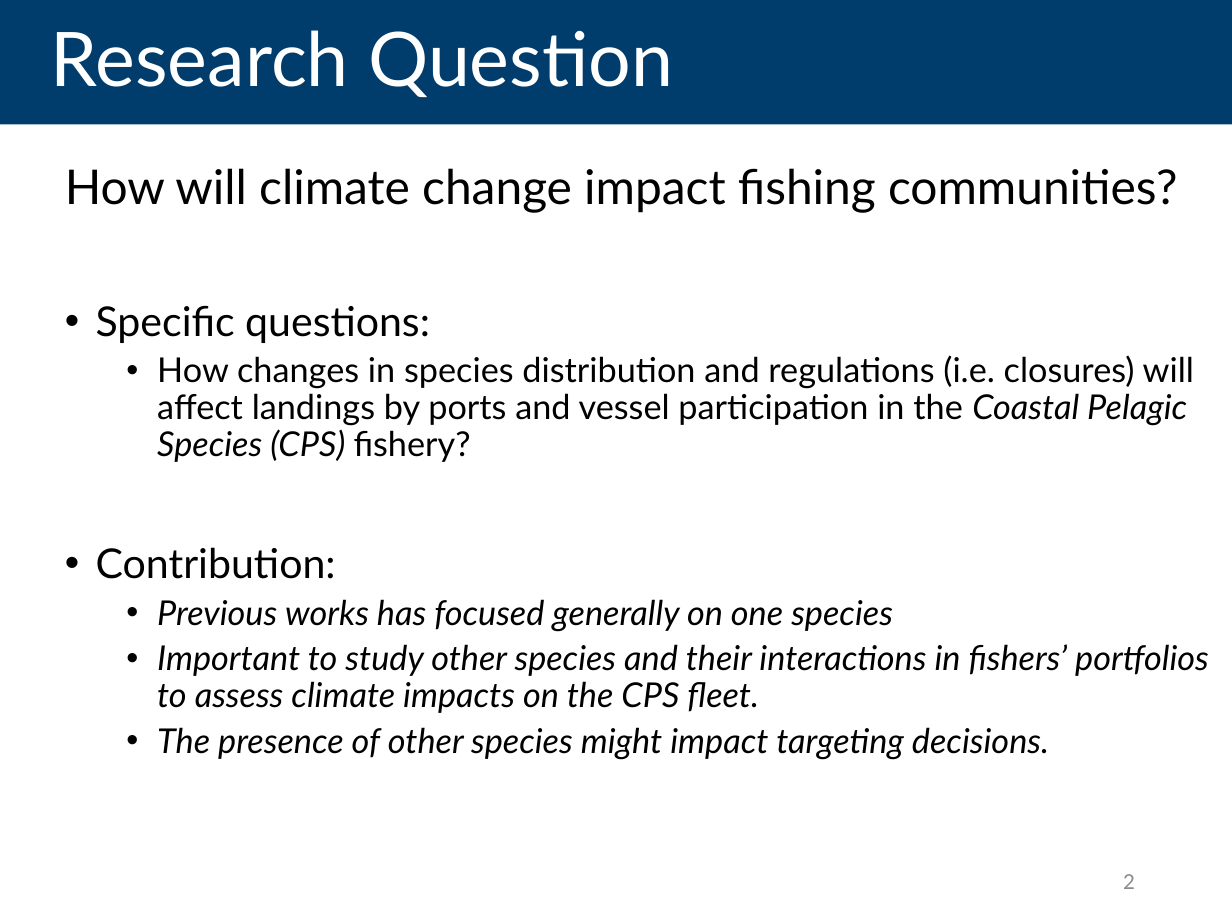
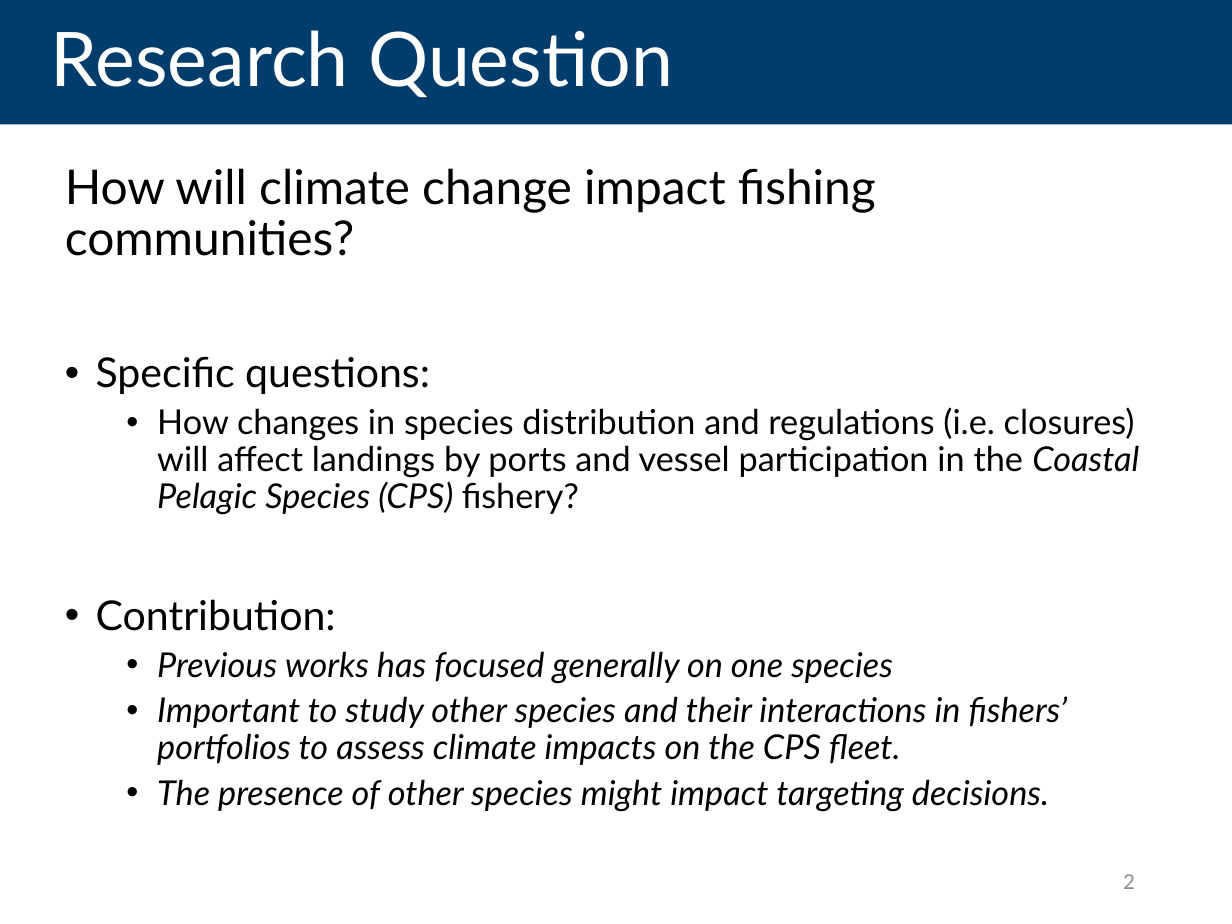
Before and after one commit to futureseas/EconAnalysis, a slide deck: slide 2 of Slides/portfolio_subs_FQE.pptx. Drawn at 1232x924 pixels with LibreOffice and Linux fonts; fonts in the diff are those of the drawing. Boxes give left, top, right and bottom in pixels: in the first picture for what was removed or moved away, otherwise in the second. Text is boxed around its words. In the diff, an @@ line names an element or a change of style, - is before the commit and + after.

Commit message:
update landing paper

```diff
--- a/Slides/portfolio_subs_FQE.pptx
+++ b/Slides/portfolio_subs_FQE.pptx
@@ text "How will climate change impact ..." rewrapped from bbox=[65, 168, 1209, 759] to bbox=[65, 168, 1139, 811] @@
```
Also in this commit, not shown: 2 other slides changed, 2 other files.
